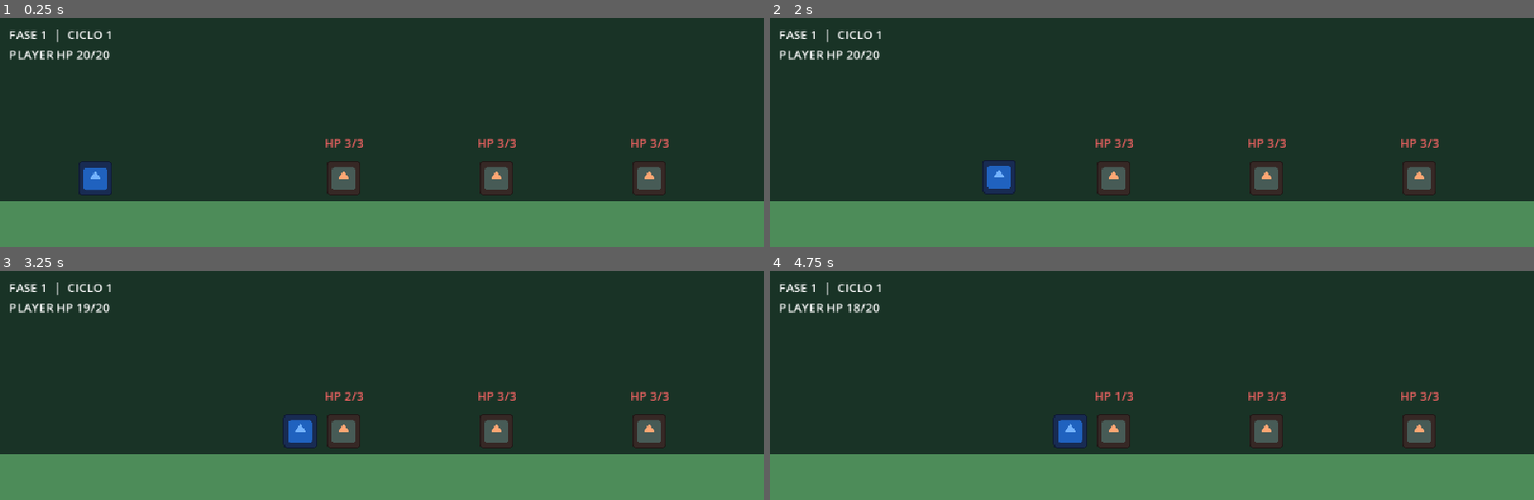
Above: before the commit, frames 1-4 (two rows, left to right).
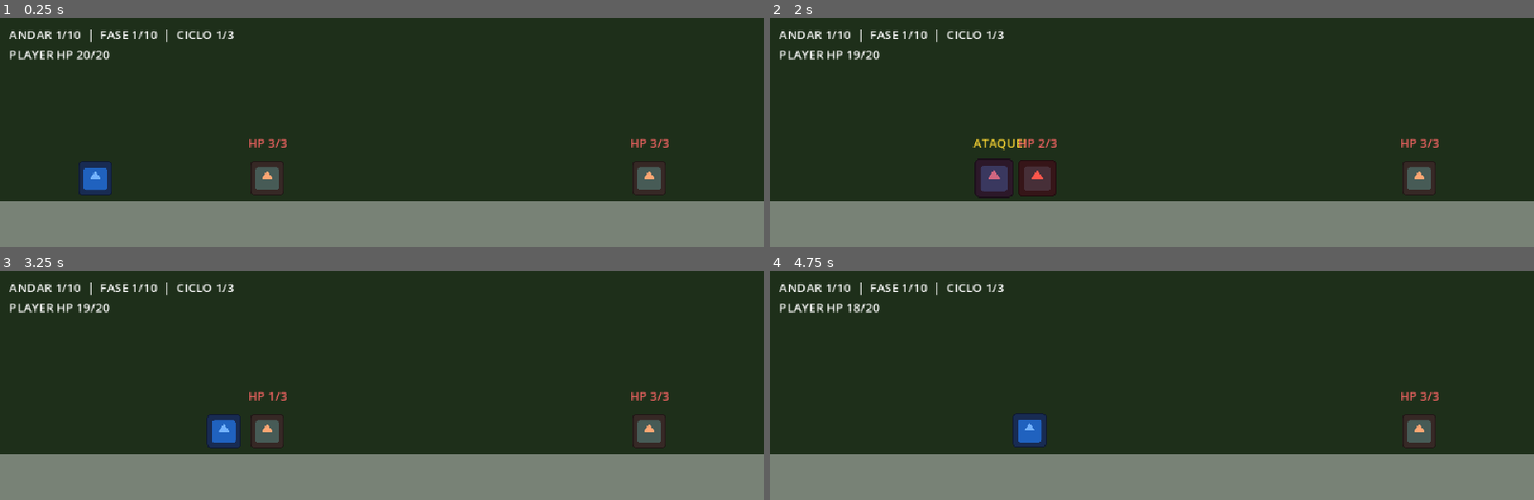
Above: after the commit, the same moments.

Repository: LucasSMFerreira/IdleAdventure
Game: Godot game, scene res://scenes/main.tscn
Same seed, same stepped clock (60 frames per second), same inputs: the game is played once before the commit and once after it. The engine's default icon, where the game draws it, is replaced by a stand-in: a white triangle on a blue panel in a dark square.
Inputs:
- Up to frame 1 (0.25 s): no input
- Up to frame 2 (2 s): no input
- Up to frame 3 (3.25 s): no input
- Up to frame 4 (4.75 s): no input

The runs differ from the first frame. In frame 1, 22% of the frame differs, in the area x 0-100%, y 5-100%; in frame 2, 23%; in frame 3, 23%; in frame 4, 23%.

Commit message:
Organiza progressao em 10 andares e 10 fases

Diff:
--- a/scenes/enemy.gd
+++ b/scenes/enemy.gd
@@ -1,15 +1,21 @@
 class_name Enemy
 extends CharacterBody2D
 
-signal atacou(alvo: Player)
+signal atacou(alvo: Player, dano: int)
 
 var vida_maxima = 3
 var vida_atual = vida_maxima
+var dano = 1
 var alvo: Player
 
 @onready var visual: Sprite2D = $Sprite2D
 @onready var texto_vida: Label = $Vida
 @onready var tempo_ataque: Timer = $TempoAtaque
+
+func configurar(nova_vida: int, novo_dano: int):
+	vida_maxima = nova_vida
+	vida_atual = nova_vida
+	dano = novo_dano
 
 func _ready():
 	_atualizar_vida()
@@ -40,7 +46,7 @@
 
 func _atacar():
 	if vida_atual > 0 and is_instance_valid(alvo) and not alvo.derrotado:
-		atacou.emit(alvo)
+		atacou.emit(alvo, dano)
 		visual.scale = Vector2(0.42, 0.42)
 		create_tween().tween_property(visual, "scale", Vector2(0.35, 0.35), 0.2)
 
--- a/scenes/main.gd
+++ b/scenes/main.gd
@@ -9,62 +9,80 @@
 @onready var texto_player: Label = $Interface/VidaPlayer
 @onready var reinicio: Timer = $Reinicio
 
-var fase_atual = 0
-var ciclo = 1
-var trocando_fase = false
+var andar_atual = 1
+var fase_atual = 1
+var ciclo_atual = 1
+var trocando_ciclo = false
 var em_derrota = false
-
-const ONDAS = [
-	[450, 650, 850],
-	[350, 500, 650, 800],
-	[300, 425, 550, 675, 800],
-]
+var torre_concluida = false
 
 func _ready():
 	_on_player_vida_mudou(player.vida_atual, player.vida_maxima)
 	_criar_onda()
 
 func _physics_process(_delta):
-	if em_derrota:
+	if em_derrota or torre_concluida:
 		return
-	if player.position.x >= 900.0 and get_tree().get_nodes_in_group("enemy").is_empty() and not trocando_fase:
-		trocando_fase = true
-		_proxima_fase.call_deferred()
+	if player.position.x >= 900.0 and get_tree().get_nodes_in_group("enemy").is_empty() and not trocando_ciclo:
+		trocando_ciclo = true
+		_avancar.call_deferred()
 
-func _proxima_fase():
-	fase_atual = (fase_atual + 1) % ONDAS.size()
-	if fase_atual == 0:
-		ciclo += 1
+func _avancar():
+	if andar_atual == Progressao.TOTAL_ANDARES and fase_atual == Progressao.FASES_POR_ANDAR and ciclo_atual == Progressao.CICLOS_POR_FASE:
+		torre_concluida = true
+		player.velocidade = 0.0
+		texto_fase.text = "TORRE CONCLUÍDA!  |  %d ANDARES" % Progressao.TOTAL_ANDARES
+		return
+	if ciclo_atual < Progressao.CICLOS_POR_FASE:
+		ciclo_atual += 1
+		player.curar(4)
+	else:
+		ciclo_atual = 1
+		if fase_atual < Progressao.FASES_POR_ANDAR:
+			fase_atual += 1
+		else:
+			fase_atual = 1
+			andar_atual += 1
+		player.curar(player.vida_maxima)
 	player.position = Vector2(100, 210)
-	player.curar(4)
 	_criar_onda()
-	trocando_fase = false
+	trocando_ciclo = false
 
 func _criar_onda():
-	texto_fase.text = "FASE %d  |  CICLO %d" % [fase_atual + 1, ciclo]
-	ground.color = [Color(0.3, 0.55, 0.35), Color(0.65, 0.5, 0.3), Color(0.45, 0.35, 0.65)][fase_atual]
-	background.color = [Color(0.1, 0.2, 0.15), Color(0.25, 0.18, 0.1), Color(0.15, 0.1, 0.25)][fase_atual]
-	for x in ONDAS[fase_atual]:
+	texto_fase.text = "ANDAR %d/%d  |  FASE %d/%d  |  CICLO %d/%d" % [andar_atual, Progressao.TOTAL_ANDARES, fase_atual, Progressao.FASES_POR_ANDAR, ciclo_atual, Progressao.CICLOS_POR_FASE]
+	var cor = Color.from_hsv(float((andar_atual + 2) % 10) / 10.0, 0.45, 0.18 + fase_atual * 0.005)
+	background.color = cor
+	ground.color = cor.lightened(0.4)
+	var quantidade = Progressao.quantidade_inimigos(andar_atual, fase_atual, ciclo_atual)
+	for indice in range(quantidade):
 		var inimigo: Enemy = cena_inimigo.instantiate()
+		inimigo.configurar(Progressao.vida_inimigo(andar_atual, fase_atual), Progressao.dano_inimigo(andar_atual))
 		add_child(inimigo)
-		inimigo.position = Vector2(x, 210)
+		inimigo.position = Vector2(350 + int(500.0 * indice / maxi(quantidade - 1, 1)), 210)
 		inimigo.atacou.connect(_on_inimigo_atacou)
 
 func _on_player_atacou(alvo: Enemy):
 	if is_instance_valid(alvo):
 		alvo.receber_dano(1)
 
-func _on_inimigo_atacou(alvo: Player):
+func _on_inimigo_atacou(alvo: Player, dano: int):
 	if alvo == player and not em_derrota:
-		player.receber_dano(1)
+		player.receber_dano(dano)
 
 func _on_player_vida_mudou(atual: int, maxima: int):
 	texto_player.text = "PLAYER HP %d/%d" % [atual, maxima]
 
 func _on_player_morreu():
 	em_derrota = true
-	texto_fase.text = "DERROTA  |  REINICIANDO..."
+	texto_fase.text = "DERROTA  |  REINICIANDO FASE %d..." % fase_atual
 	reinicio.start()
 
 func _on_reinicio_timeout():
-	get_tree().reload_current_scene()
+	for inimigo in get_tree().get_nodes_in_group("enemy"):
+		inimigo.queue_free()
+	await get_tree().process_frame
+	ciclo_atual = 1
+	player.reiniciar()
+	player.position = Vector2(100, 210)
+	_criar_onda()
+	em_derrota = false
--- a/scenes/main.tscn
+++ b/scenes/main.tscn
@@ -28,9 +28,9 @@
 [node name="Fase" type="Label" parent="Interface"]
 offset_left = 12.0
 offset_top = 10.0
-offset_right = 240.0
+offset_right = 520.0
 offset_bottom = 34.0
-text = "FASE 1  |  CICLO 1"
+text = "ANDAR 1/10  |  FASE 1/10  |  CICLO 1/3"
 
 [node name="VidaPlayer" type="Label" parent="Interface"]
 offset_left = 12.0
--- a/scenes/player.gd
+++ b/scenes/player.gd
@@ -79,3 +79,16 @@
 	aviso_ataque.hide()
 	alvo = null
 	inimigo_perto = false
+
+func reiniciar():
+	tempo_ataque.stop()
+	tempo_aviso.stop()
+	aviso_ataque.hide()
+	alvo = null
+	inimigo_perto = false
+	derrotado = false
+	vida_atual = vida_maxima
+	visual.modulate = Color(0.45, 0.7, 1)
+	visual.scale = Vector2(0.35, 0.35)
+	visual.position = Vector2.ZERO
+	vida_mudou.emit(vida_atual, vida_maxima)
--- /dev/null
+++ b/scripts/progressao.gd
@@ -0,0 +1,15 @@
+class_name Progressao
+extends RefCounted
+
+const TOTAL_ANDARES = 10
+const FASES_POR_ANDAR = 10
+const CICLOS_POR_FASE = 3
+
+static func quantidade_inimigos(andar: int, fase: int, ciclo: int) -> int:
+	return mini(2 + int((fase - 1) / 3) + int((andar - 1) / 3) + ciclo - 1, 6)
+
+static func vida_inimigo(andar: int, fase: int) -> int:
+	return 3 + int((fase - 1) / 3) + andar - 1
+
+static func dano_inimigo(andar: int) -> int:
+	return 1 + int((andar - 1) / 3)
Not shown, added: scripts/progressao.gd.uid
